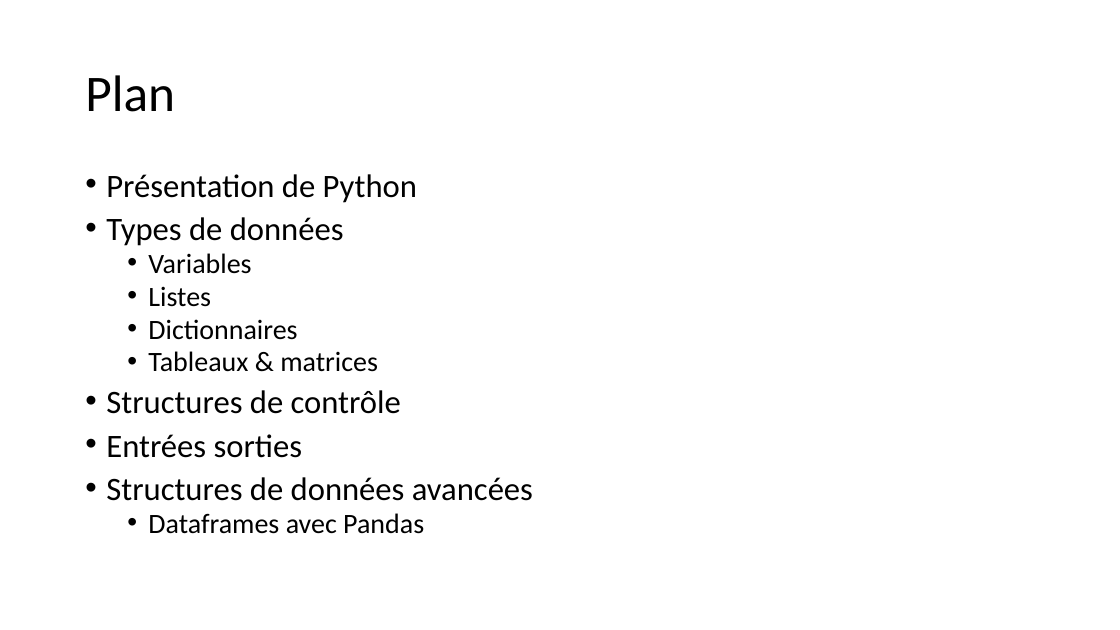
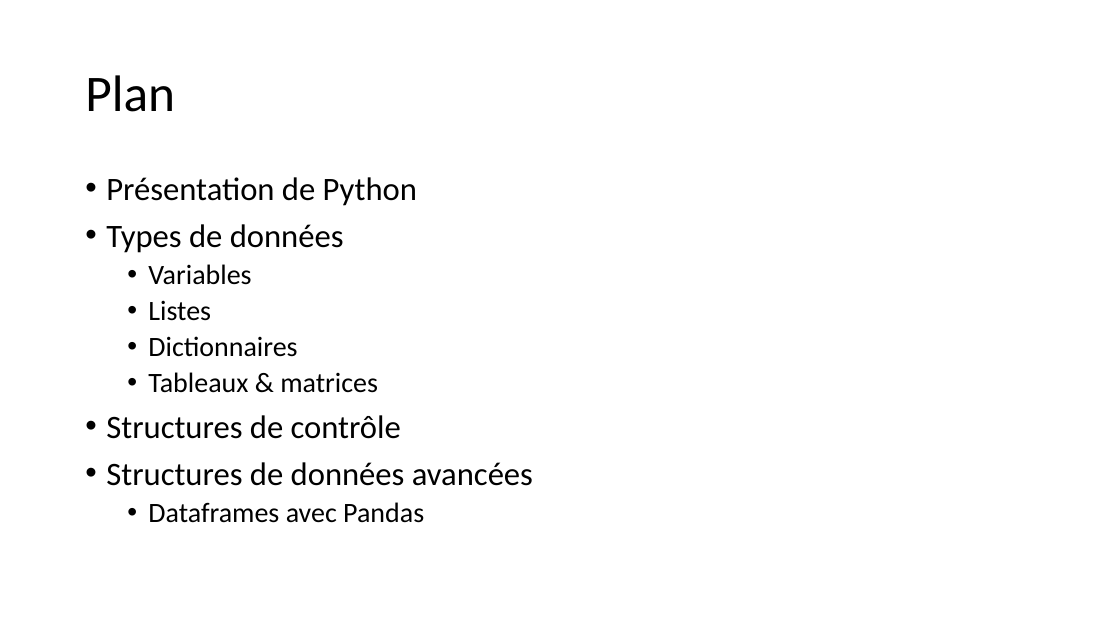
Before and after one commit to aubinthomas/Course, a slide deck: slide 2 of python_debutant/Formation Python débutant.pptx. Drawn at 1120x630 pixels with LibreOffice and Linux fonts; fonts in the diff are those of the drawing. Boxes give left, top, right and bottom in pixels: in the first picture for what was removed or moved away, otherwise in the second. Text is boxed around its words. In the diff, an @@ line names an element or a change of style, - is before the commit and + after.

```diff
--- a/python_debutant/Formation Python débutant.pptx
+++ b/python_debutant/Formation Python débutant.pptx
@@ text "Présentation de Python" at <box>106,177,533,523</box>: line spacing 0.8 to 0.9 @@
@@ text at <box>106,434,303,458</box>: paragraph removed @@
-• Entrées sorties
```
Also in this commit, not shown: 9 other slides changed, 9 slides added, 1 slide removed, 2 other files.
